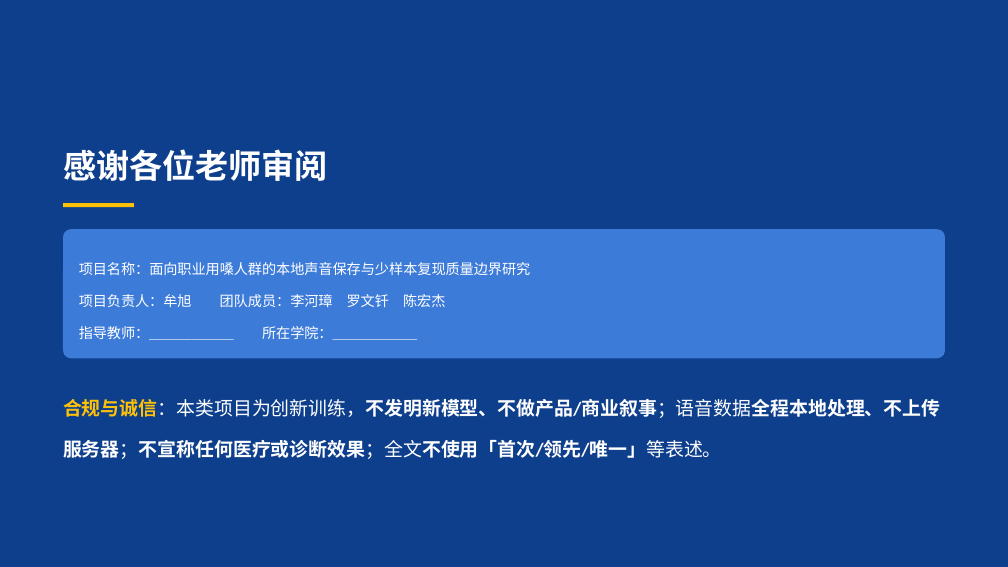
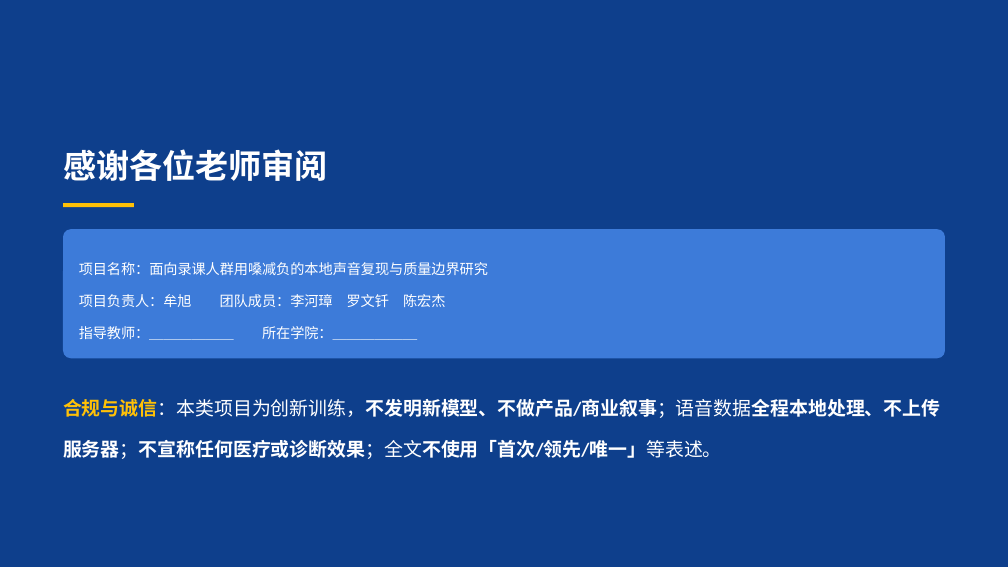
Before and after one commit to mouxu66/voice-morph, a slide deck: slide 19 of docs/大创申报-2026-10/大创申报PPT.pptx. Drawn at 1008x567 pixels with LibreOffice and Linux fonts; fonts in the diff are those of the drawing. Boxes give left, top, right and bottom in pixels: in the first picture for what was removed or moved away, otherwise in the second. Text is boxed around its words. In the diff, an @@ line names an element or a change of style, - is before the commit and + after.

```diff
--- a/docs/大创申报-2026-10/大创申报PPT.pptx
+++ b/docs/大创申报-2026-10/大创申报PPT.pptx
@@ text at (79,262,488,275): text changed @@
-项目名称：面向职业用嗓人群的本地声音保存与少样本复现质量边界研究
+项目名称：面向录课人群用嗓减负的本地声音复现与质量边界研究
```
Also in this commit, not shown: 6 other slides changed, 1 other file.
